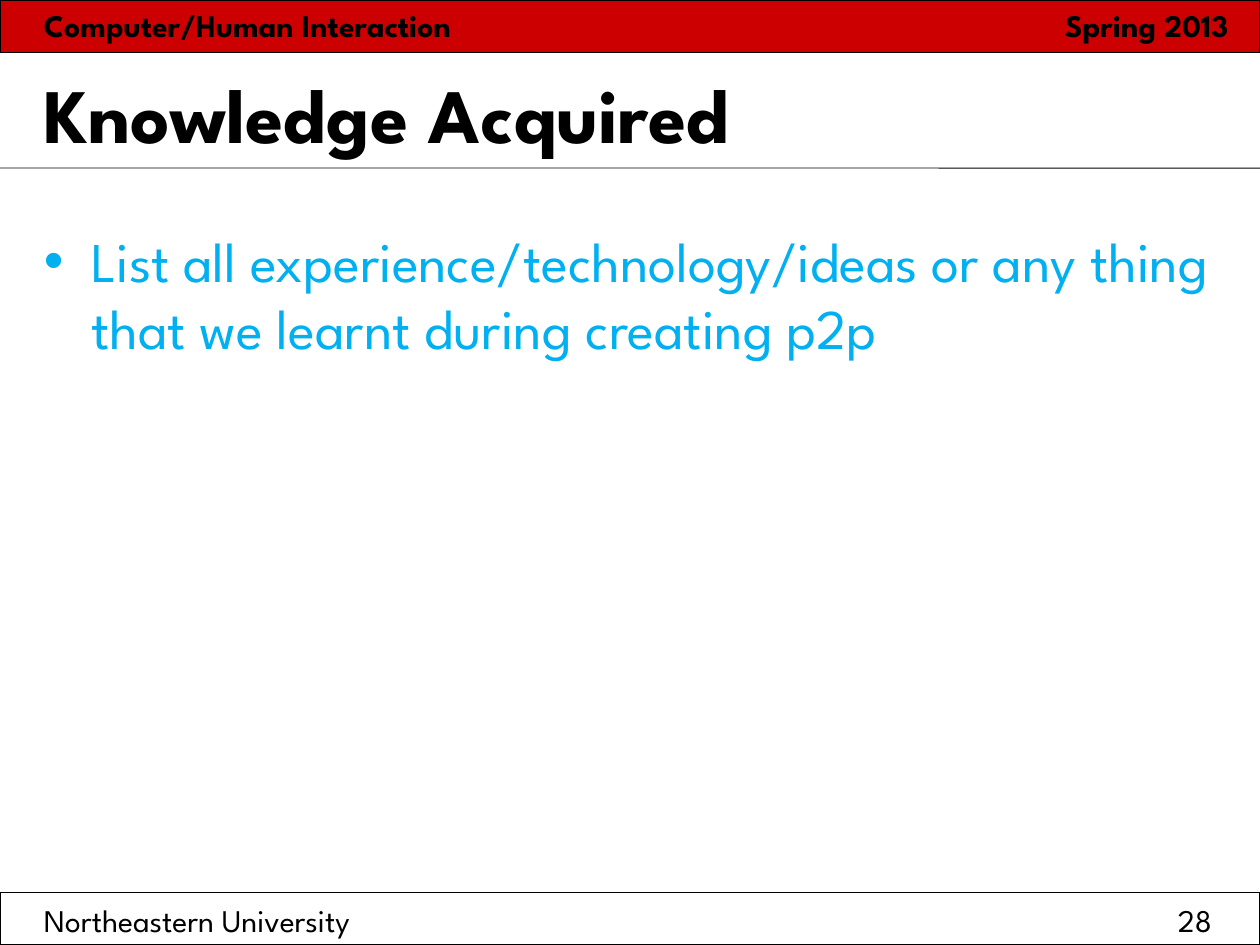
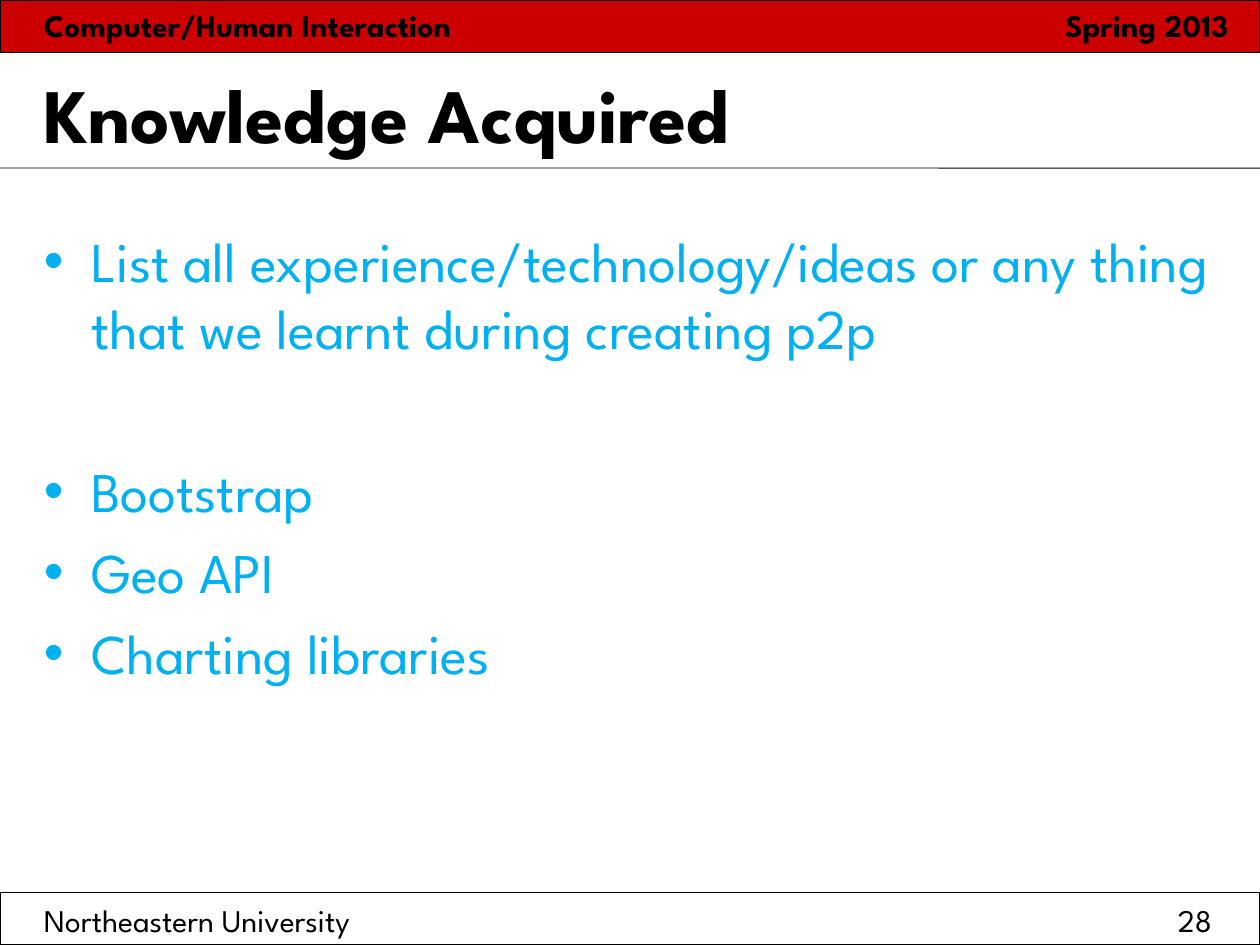
Before and after one commit to hci2014/sandbox, a slide deck: slide 28 of FinalPresentationTemplate.ppt. Drawn at 1260x945 pixels with LibreOffice and Linux fonts; fonts in the diff are those of the drawing. Boxes give left, top, right and bottom in pixels: in the first picture for what was removed or moved away, otherwise in the second. Text is boxed around its words. In the diff, an @@ line names an element or a change of style, - is before the commit and + after.

```diff
--- a/FinalPresentationTemplate.ppt
+++ b/FinalPresentationTemplate.ppt
@@ text at bbox=[91, 475, 490, 687]: paragraphs added @@
+• Bootstrap
+• Geo API
+• Charting libraries
```
Also in this commit, not shown: 9 other slides changed, 1 other file.
